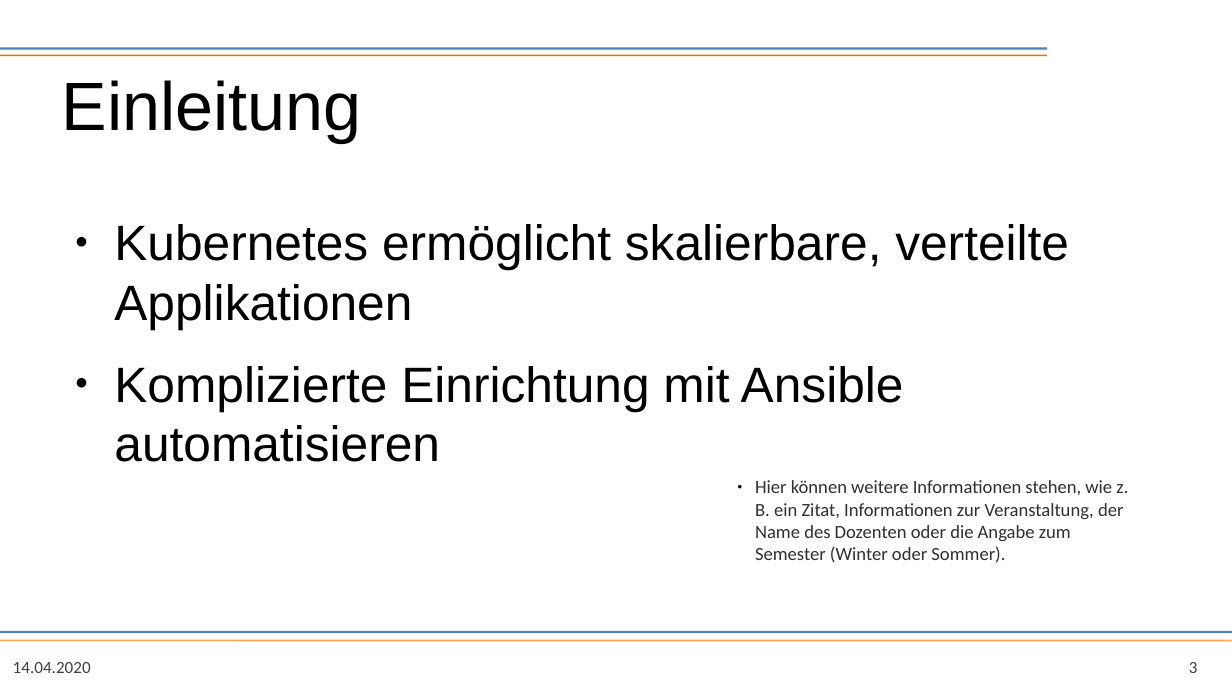
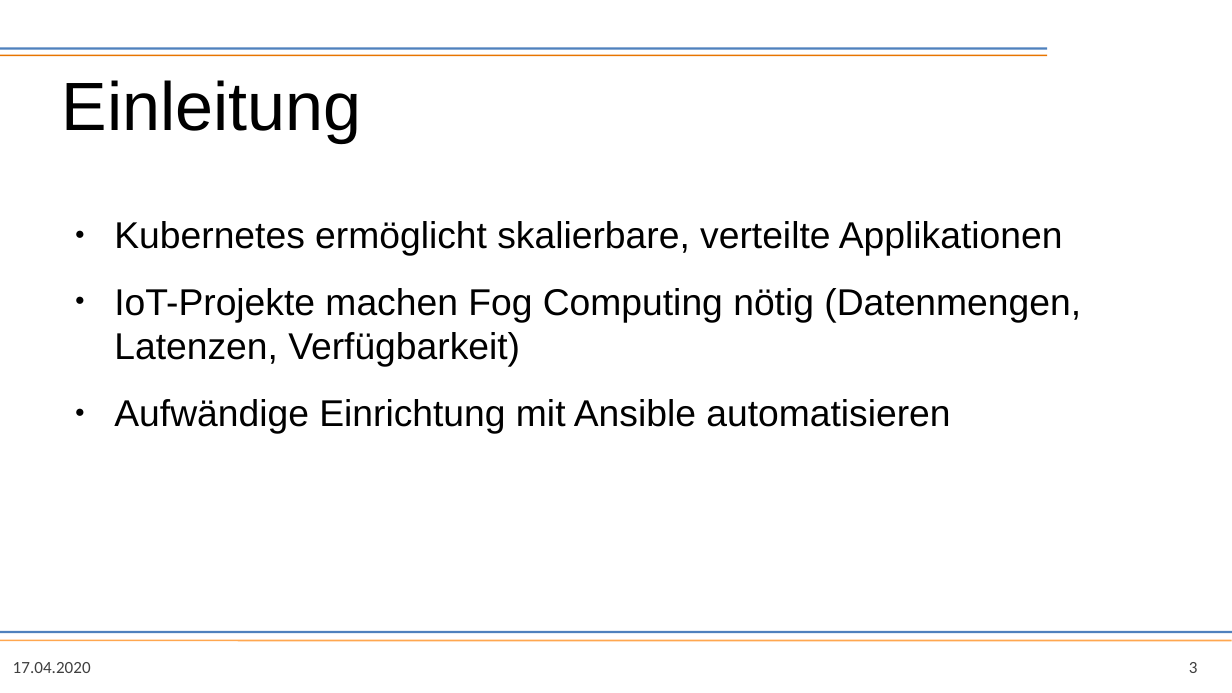
Before and after one commit to kiddikai/ansible-kubernetes, a slide deck: slide 3 of doc/presentation/presentation.odp. Drawn at 1232x693 pixels with LibreOffice and Linux fonts; fonts in the diff are those of the drawing; background and template pictures are left out. Boxes give left, top, right and bottom in pixels: in the first picture for what was removed or moved away, otherwise in the second. Text is boxed around its words. In the diff, an @@ line names an element or a change of style, - is before the commit and + after.

```diff
--- a/doc/presentation/presentation.odp
+++ b/doc/presentation/presentation.odp
@@ text at bbox=[114, 221, 1063, 256]: size 32 to 24 pt in "Kubernetes ermöglicht skalierbare, verteilte Applikationen" @@
@@ text at bbox=[114, 288, 1081, 434]: text changed; size 32 to 24 pt @@
-● Komplizierte Einrichtung mit Ansible automatisieren
+● IoT-Projekte machen Fog Computing nötig (Datenmengen, Latenzen, Verfügbarkeit)
+● Aufwändige Einrichtung mit Ansible automatisieren
@@ text removed at bbox=[755, 480, 1128, 563] @@
-● Hier können weitere Informationen stehen, wie z. B. ein Zitat, Informationen zur Veranstaltung, der Name des Dozenten oder die Angabe zum Semester (Winter oder Sommer).
@@ text at bbox=[13, 662, 91, 673]: text changed @@
-14.04.2020
+17.04.2020
```
Also in this commit, not shown: 10 other slides changed, 2 slides added, 1 slide removed, 23 other files.
